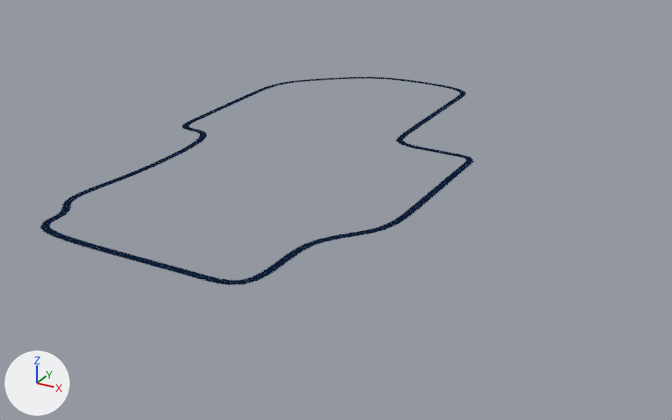
The Blender file Levels/Assets/Visuals/level1.blend: old version first, new version second.
Both versions are drawn from a camera (50 mm lens) standing at (1861.0, -2417.0, 983.0) and looking at (636.0, -191.0, -130.0). Arrows for +X, +Y and +Z are at lower left; the lights stay in place.

In view in the first picture: 'Road'.
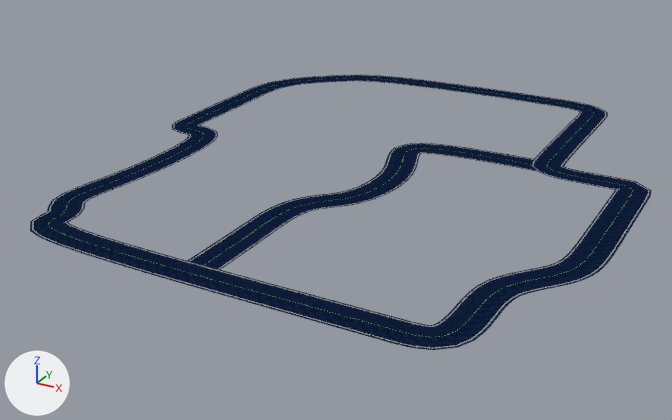
Boxes [x1, y1, x2, y2] around the edits, measured in the pictures (672 x 420 px):
'Road', mesh rescaled, reshaped (43% wider, 32% taller): before [40, 77, 474, 285]; after [30, 75, 652, 350]
'Road.001', added (blue): after [187, 143, 538, 270]

Patch to the scene script:
```diff
--- a/Levels/Assets/Visuals/level1.blend.py
+++ b/Levels/Assets/Visuals/level1.blend.py
@@ me_cube_001 @@
 me_cube_001.from_pydata(...)  # 68 vertices, 66 faces; spans x -12.0..12.0, y -213.7..-185.7, z 0.0
 # used by ob_road; location = (0.0, -199.0, 0.0); scale = (1.0, -1.0, 1.0)
+# me_cube_001 part 1: the whole mesh is scaled about its middle by (4, 1, 1)
 me_cube_001.materials.append(mat_road)
@@ cu_nurbspath_001 @@
 _sp = cu_nurbspath_001.splines.new('NURBS'); _sp.points.add(47)
-_sp.points.foreach_set('co', [8.283, -0.615, 0.684, 1.0, 45.27, -0.615, 0.684, 1.0, 77.96, -0.615, 0.684, 1.0, 106.1, -28.25, 0.684, 1.0, 106.1, -52.12, 0.684, 1.0, 106.1, -69.45, 0.684, 1.0, 106.1, -101.1, 0.684, 1.0, 172.6, -152.6, 0.684, 1.0, 475.4, -152.6, 0.684, 1.0, 665.8, -115.4, 0.684, 1.0, 755.4, -115.4, 0.684, 1.0, 797.1, -171.6, 0.684, 1.0, 849.2, -171.6, 0.684, 1.0, 926.6, -171.6, 0.684, 1.0, 926.6, -468.7, 0.684, 1.0, 926.6, -630.7, 0.684, 1.0, 926.6, -690.3, 0.684, 1.0, 926.6, -814.7, 0.684, 1.0, 766.6, -814.7, 0.684, 1.0, 642.3, -814.7, 0.684, 1.0, 542.2, -913.6, 0.684, 1.0, 467.8, -956.0, 0.684, 1.0, 307.7, -956.0, 0.684, 1.0, -10.43, -956.0, 0.684, 1.0, -49.16, -956.0, 0.684, 1.0, -73.77, -952.7, 0.684, 1.0, -84.7, -937.4, 0.684, 1.0, -89.1, -922.3, 0.684, 1.0, -89.1, -761.3, 0.684, 1.0, -97.52, -723.5, 0.684, 1.0, -118.5, -694.0, 0.684, 1.0, -132.9, -681.4, 0.684, 1.0, -414.6, -681.4, 0.684, 1.0, -577.4, -681.4, 0.684, 1.0, -653.4, -681.4, 0.684, 1.0, -697.6, -681.4, 0.684, 1.0, -726.4, -667.9, 0.684, 1.0, -752.1, -623.9, 0.684, 1.0, -766.9, -533.0, 0.684, 1.0, -766.9, -322.4, 0.684, 1.0, -674.5, -184.4, 0.684, 1.0, -568.1, -67.87, 0.684, 1.0, -528.9, -41.12, 0.684, 1.0, -462.9, -7.986, 0.684, 1.0, -400.1, -0.122, 0.684, 1.0, -300.1, -0.122, 0.684, 1.0, -200.1, -0.122, 0.684, 1.0, -0.122, -0.122, 0.684, 1.0])
+_sp.points.foreach_set('co', [8.283, -0.615, 0.684, 1.0, 45.27, -0.615, 0.684, 1.0, 77.96, -0.615, 0.684, 1.0, 106.1, -28.25, 0.684, 1.0, 106.1, -52.12, 0.684, 1.0, 106.1, -69.45, 0.684, 1.0, 106.1, -101.1, 0.684, 1.0, 172.6, -152.6, 0.684, 1.0, 475.4, -152.6, 0.684, 1.0, 665.8, -115.4, 0.684, 1.0, 755.4, -115.4, 0.684, 1.0, 797.1, -171.6, 0.684, 1.0, 849.2, -171.6, 0.684, 1.0, 926.6, -171.6, 0.684, 1.0, 926.6, -948.7, 0.684, 1.0, 926.6, -1111.0, 0.684, 1.0, 926.6, -1170.0, 0.684, 1.0, 926.6, -1295.0, 0.684, 1.0, 766.6, -1295.0, 0.684, 1.0, 642.3, -1295.0, 0.684, 1.0, 542.2, -1394.0, 0.684, 1.0, 467.8, -1436.0, 0.684, 1.0, 307.7, -1436.0, 0.684, 1.0, -10.43, -1436.0, 0.684, 1.0, -49.16, -1436.0, 0.684, 1.0, -73.77, -1433.0, 0.684, 1.0, -84.7, -1417.0, 0.684, 1.0, -89.1, -1402.0, 0.684, 1.0, -89.1, -1241.0, 0.684, 1.0, -97.52, -1204.0, 0.684, 1.0, -118.5, -1174.0, 0.684, 1.0, -132.9, -1161.0, 0.684, 1.0, -414.6, -1161.0, 0.684, 1.0, -577.4, -1161.0, 0.684, 1.0, -653.4, -1161.0, 0.684, 1.0, -697.6, -1161.0, 0.684, 1.0, -726.4, -1148.0, 0.684, 1.0, -752.1, -1104.0, 0.684, 1.0, -766.9, -1013.0, 0.684, 1.0, -766.9, -322.4, 0.684, 1.0, -674.5, -184.4, 0.684, 1.0, -568.1, -67.87, 0.684, 1.0, -528.9, -41.12, 0.684, 1.0, -462.9, -7.986, 0.684, 1.0, -400.1, -0.122, 0.684, 1.0, -300.1, -0.122, 0.684, 1.0, -200.1, -0.122, 0.684, 1.0, -0.122, -0.122, 0.684, 1.0])
 _sp.order_v = 0
@@ cu_nurbspath_002 @@
+cu_nurbspath_002 = bpy.data.curves.new('NurbsPath.002', 'CURVE')
+cu_nurbspath_002.dimensions = '3D'
+_sp = cu_nurbspath_002.splines.new('NURBS'); _sp.points.add(9)
+_sp.points.foreach_set('co', [-121.6, -1159.0, 0.0, 1.0, -129.8, -816.4, 0.0, 1.0, -88.37, -684.8, 0.0, 1.0, 71.43, -841.8, 0.0, 1.0, 359.0, -802.8, 0.0, 1.0, 403.9, -724.2, 0.0, 1.0, 489.7, -651.7, 0.0, 1.0, 628.6, -663.9, 0.0, 1.0, 706.2, -663.9, 0.0, 1.0, 933.0, -663.9, 0.0, 1.0])
+_sp.order_u = 5
+_sp.order_v = 0
+_sp.use_endpoint_u = True
+cu_nurbspath_002.use_path = True
+cu_nurbspath_002.fill_mode = 'FULL'
@@ ob_road_001 @@
+ob_road_001 = bpy.data.objects.new('Road.001', me_cube_002)  # 68 vertices, 66 faces; spans x -48.0..48.0, y -213.7..-185.7, z 0.0; in mat_road (picture img_road_texture_png); modifiers ARRAY, CURVE
+ob_road_001.location = (0.0, -199.0, 0.0)
+ob_road_001.scale = (1.0, -1.0, 1.0)
@@ ob_nurbspath_001 @@
+ob_nurbspath_001 = bpy.data.objects.new('NurbsPath.001', cu_nurbspath_002)
+ob_nurbspath_001.location = (0.0, 0.0, 0.0)
+ob_nurbspath_001.rotation_euler = (0.0, 0.0, 1.571)  # degrees (0, 0, 90)
+ob_nurbspath_001.scale = (-1.0, 1.0, 1.0)
```
